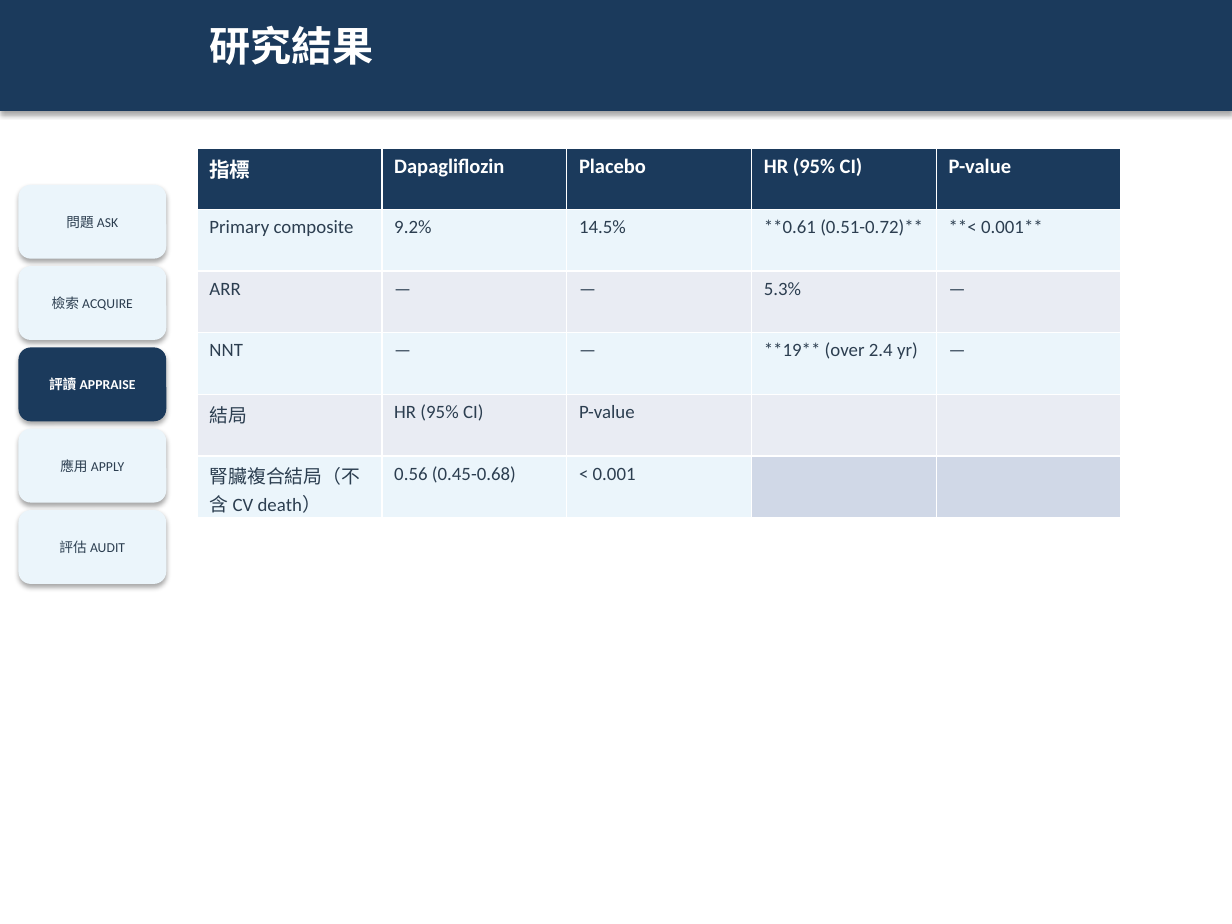
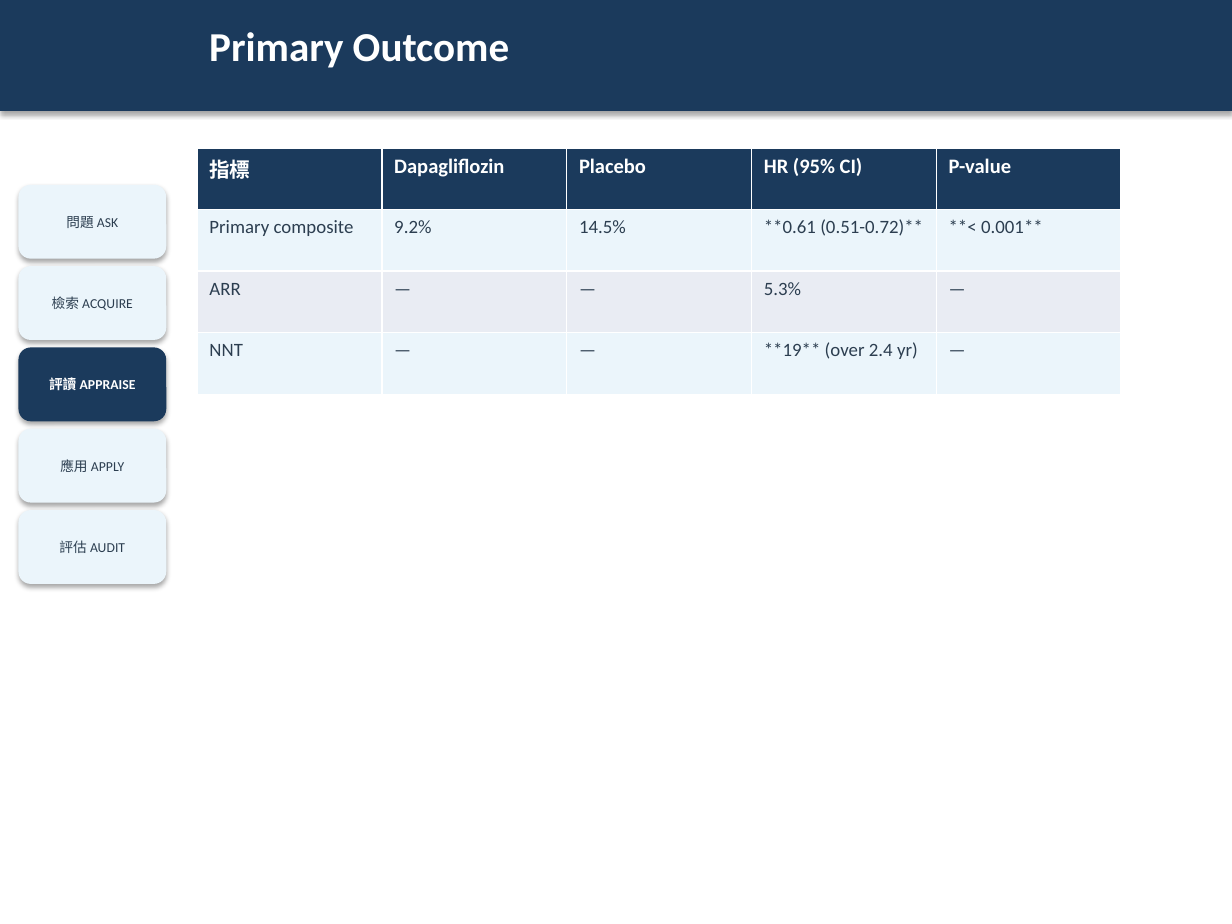
Before and after one commit to platypus31/ebm-report-pipeline, a slide deck: slide 29 of projects/example-sglt2i-ckd/06_slides/ebm-report.pptx (slide 16 before the commit). Drawn at 1232x924 pixels with LibreOffice and Linux fonts; fonts in the diff are those of the drawing. Boxes give left, top, right and bottom in pixels: in the first picture for what was removed or moved away, otherwise in the second. Text is boxed around its words. In the diff, an @@ line names an element or a change of style, - is before the commit and + after.

```diff
--- a/projects/example-sglt2i-ckd/06_slides/ebm-report.pptx
+++ b/projects/example-sglt2i-ckd/06_slides/ebm-report.pptx
@@ text at <box>209,32,510,68</box>: text changed @@
-研究結果
+Primary Outcome
@@ table at <box>197,148,1121,394</box> @@
-row 5: 結局 | HR (95% CI) | P-value |  | 
-row 6: 腎臟複合結局（不含 CV death） | 0.56 (0.45-0.68) | < 0.001 |  | 
```
Also in this commit, not shown: 13 other slides changed, 22 slides added, 3 other files.
